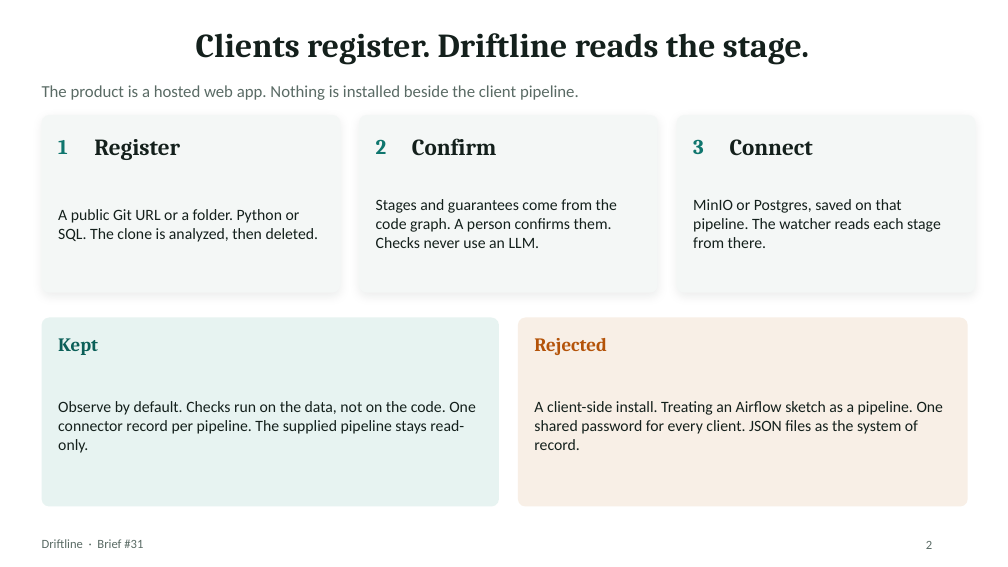
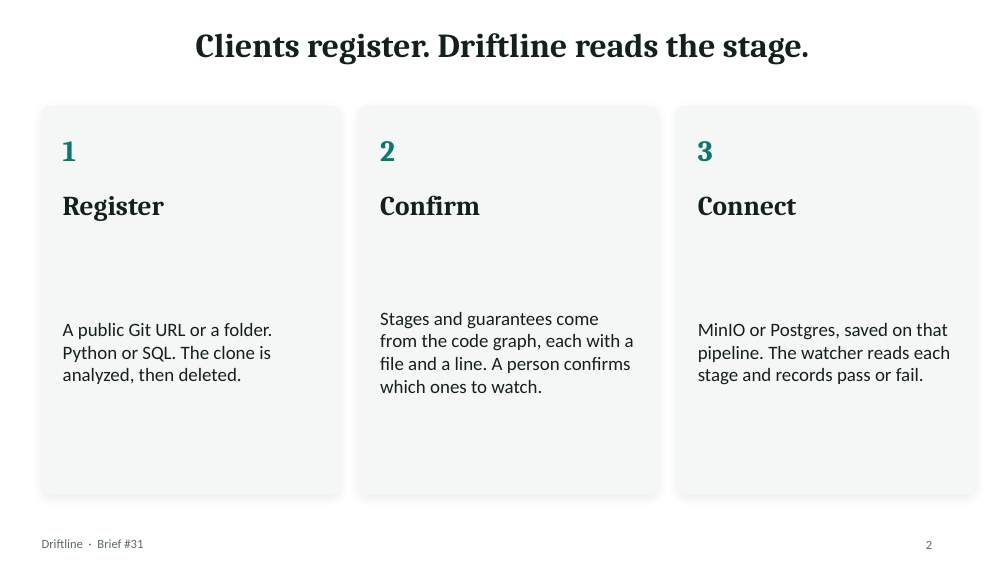
Before and after one commit to TejasBiradar/Telemetry-Pipeline-Hardening-, a slide deck: slide 2 of docs/driftline-panel-deck.pptx. Drawn at 1008x567 pixels with LibreOffice and Linux fonts; fonts in the diff are those of the drawing. Boxes give left, top, right and bottom in pixels: in the first picture for what was removed or moved away, otherwise in the second. Text is boxed around its words. In the diff, an @@ line names an element or a change of style, - is before the commit and + after.

```diff
--- a/docs/driftline-panel-deck.pptx
+++ b/docs/driftline-panel-deck.pptx
@@ text removed at (42, 85, 579, 100) @@
-The product is a hosted web app. Nothing is installed beside the client pipeline.
@@ rounded rectangle: place and size @@
-rounded rectangle at (42, 115, 340, 293)
+rounded rectangle at (42, 106, 340, 495)
@@ rounded rectangle: place and size @@
-rounded rectangle at (359, 115, 658, 293)
+rounded rectangle at (359, 106, 658, 495)
@@ proportions changed in 3 elements at (42, 106, 340, 495), (359, 106, 658, 495), (677, 106, 975, 495) @@
@@ rounded rectangle: place and size @@
-rounded rectangle at (677, 115, 975, 293)
+rounded rectangle at (677, 106, 975, 495)
@@ size 20 to 28 pt in 3 elements at (63, 141, 76, 161), (380, 141, 395, 161), (698, 141, 713, 162) @@
@@ text "Register": place and size @@
-text "Register" at (94, 139, 180, 160)
+text "Register" at (63, 196, 164, 220)
@@ text "Confirm": place and size @@
-text "Confirm" at (412, 138, 497, 156)
+text "Confirm" at (380, 195, 480, 216)
@@ size 22 to 26 pt in 3 elements at (380, 195, 480, 216), (63, 196, 164, 220), (698, 196, 797, 216) @@
@@ text "Connect": place and size @@
-text "Connect" at (730, 139, 813, 156)
+text "Connect" at (698, 196, 797, 216)
@@ text "A public Git URL or ...": place and size @@
-text "A public Git URL or ..." at (58, 209, 319, 242)
+text "A public Git URL or ..." at (63, 323, 272, 384)
@@ text "A public Git URL or ..." at (63, 323, 272, 384): size 15 to 18 pt @@
@@ rounded rectangle removed at (42, 318, 499, 507) @@
@@ text at (380, 312, 634, 393): text changed; size 15 to 18 pt @@
-Stages and guarantees come from the code graph. A person confirms them. Checks never use an LLM.
+Stages and guarantees come from the code graph, each with a file and a line. A person confirms which ones to watch.
@@ rounded rectangle removed at (518, 318, 968, 507) @@
@@ text at (698, 323, 950, 385): text changed; size 15 to 18 pt @@
-MinIO or Postgres, saved on that pipeline. The watcher reads each stage from there.
+MinIO or Postgres, saved on that pipeline. The watcher reads each stage and records pass or fail.
@@ text removed at (58, 338, 98, 355) @@
-Kept
@@ text removed at (534, 338, 606, 355) @@
-Rejected
@@ text removed at (58, 401, 476, 453) @@
-Observe by default. Checks run on the data, not on the code. One connector record per pipeline. The supplied pipeline stays read-only.
@@ text removed at (534, 401, 944, 450) @@
-A client-side install. Treating an Airflow sketch as a pipeline. One shared password for every client. JSON files as the system of record.
```
Also in this commit, not shown: 1 other slide changed, 2 slides added, 2 slides removed, 8 other files.
